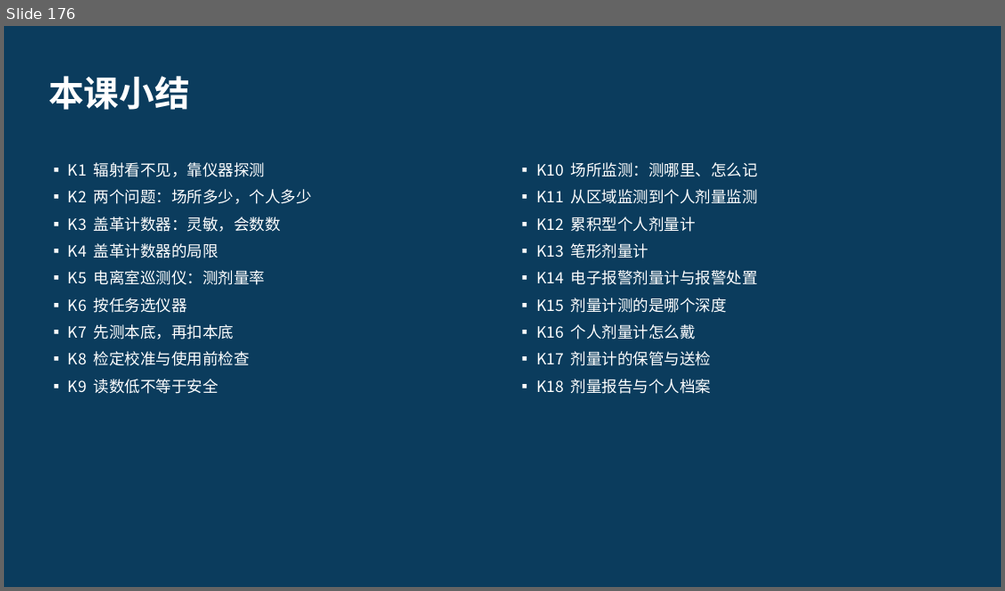
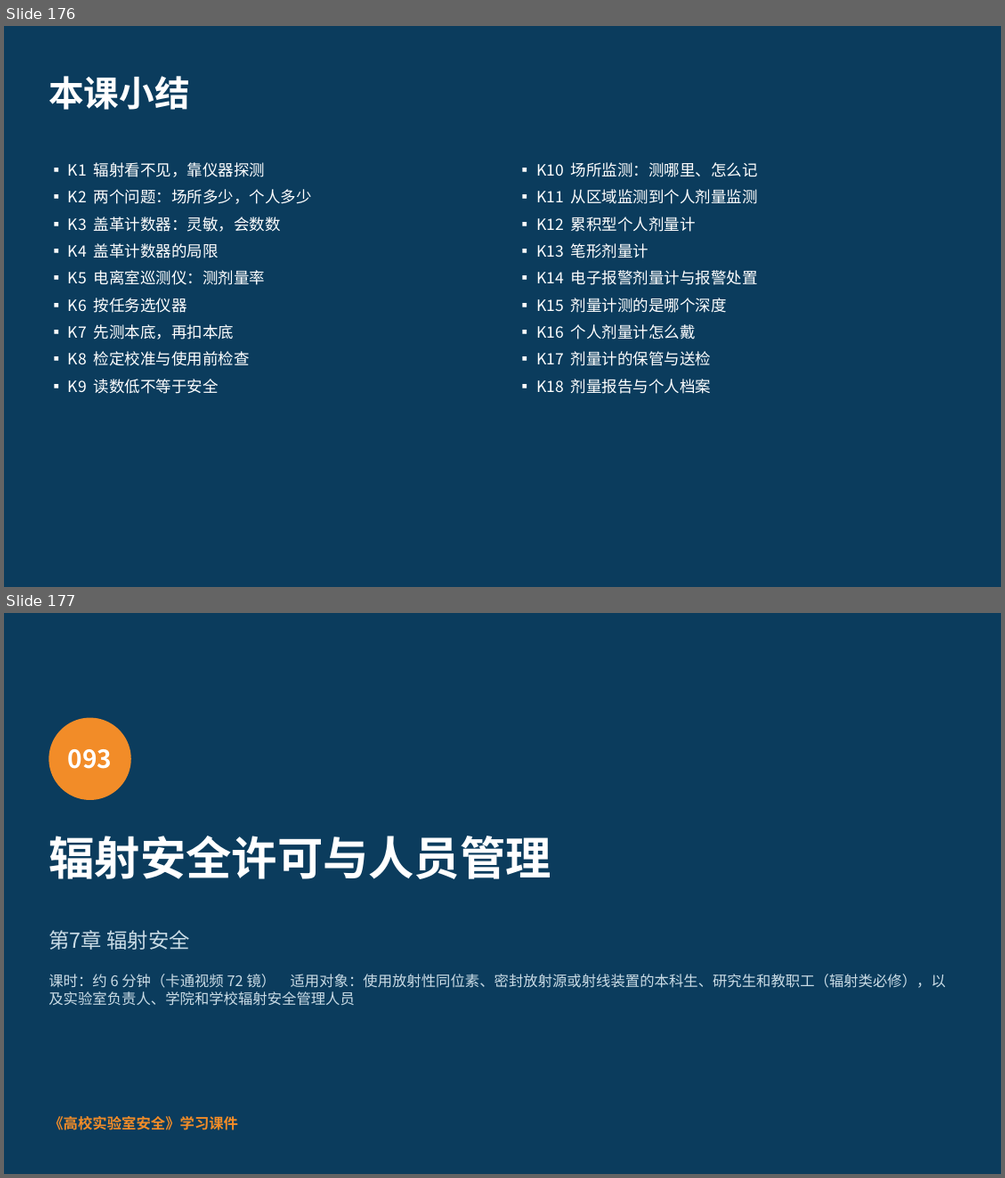
Before and after one commit to hanrongwx-max/videoyoutubo, a slide deck: course/高校实验室安全/课件/第7章_辐射安全.pptx. Shown one above the other, each under a label of ours: slide 176 before the commit, slides 176 and 177 after it. The pictures are 1005x591 and 1005x1178 pixels, drawn with LibreOffice and Linux fonts; fonts in the diff are those of the drawing. Boxes give left, top, right and bottom in pixels: in the first picture for what was removed or moved away, otherwise in the second. Text is boxed around its words. In the diff, an @@ line names an element or a change of style, - is before the commit and + after.

```diff
--- a/course/高校实验室安全/课件/第7章_辐射安全.pptx
+++ b/course/高校实验室安全/课件/第7章_辐射安全.pptx
@@ slide 177 added at <box>4,613,1001,1174</box>, background #0B3C5D @@
@@ ellipse added at <box>48,718,131,800</box>, fill #F28C28 @@
@@ text added at <box>68,749,113,769</box>, 24 pt, text #FFFFFF, bold @@
+093
@@ text added at <box>48,835,551,879</box>, 44 pt, text #FFFFFF, bold @@
+辐射安全许可与人员管理
@@ text added at <box>48,930,189,949</box>, 20 pt, text #CADCE6 @@
+第7章 辐射安全
@@ text added at <box>48,973,946,1005</box>, 14 pt, text #CADCE6 @@
+课时：约 6 分钟（卡通视频 72 镜） 适用对象：使用放射性同位素、密封放射源或射线装置的本科生、研究生和教职工（辐射类必修），以及实验室负责人、学院和学校辐射安全管理人员
@@ text added at <box>48,1116,238,1130</box>, 14 pt, text #F28C28, bold @@
+《高校实验室安全》学习课件
```
Also in this commit, not shown: 18 other slides added, 2 other files.
